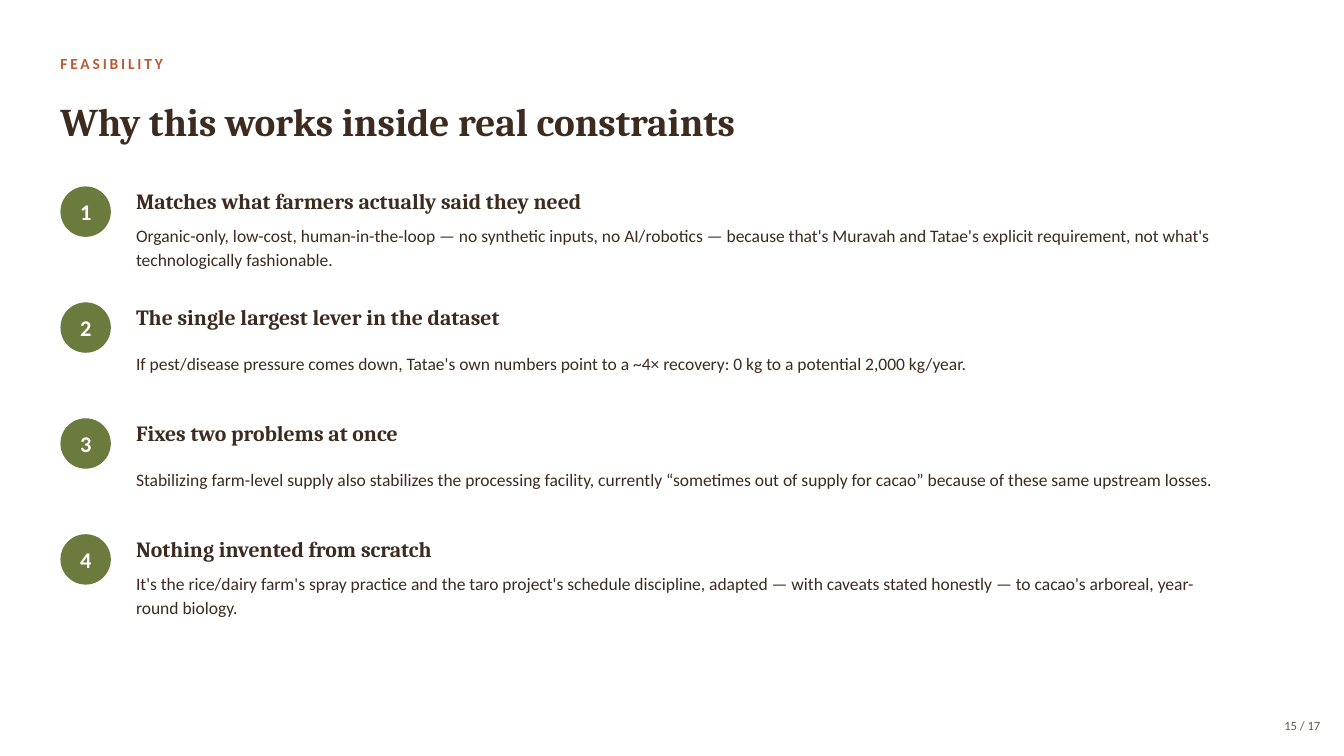
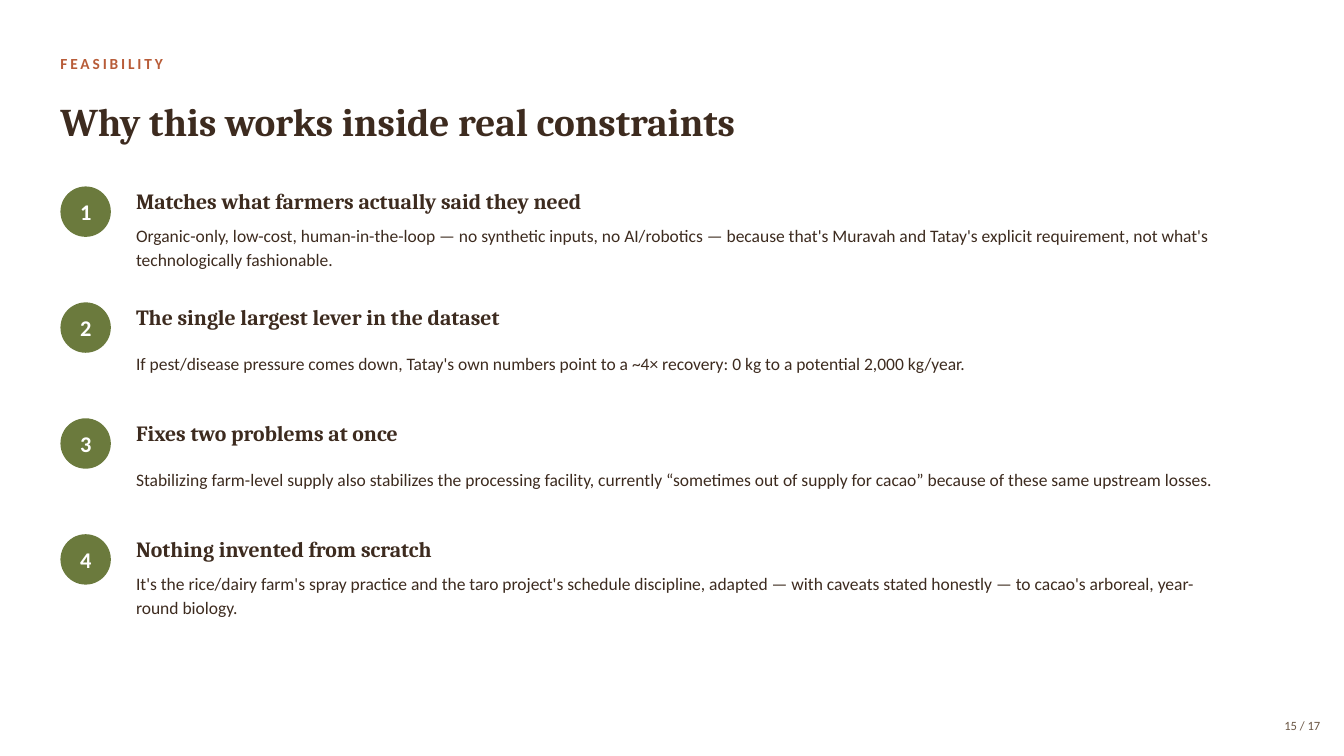
Before and after one commit to Abdullah-Nasir-Chowdhury/cacao-bicol-field-tools, a slide deck: slide 15 of Bicol-Cacao-Pitch.pptx. Drawn at 1344x756 pixels with LibreOffice and Linux fonts; fonts in the diff are those of the drawing. Boxes give left, top, right and bottom in pixels: in the first picture for what was removed or moved away, otherwise in the second. Text is boxed around its words. In the diff, an @@ line names an element or a change of style, - is before the commit and + after.

```diff
--- a/Bicol-Cacao-Pitch.pptx
+++ b/Bicol-Cacao-Pitch.pptx
@@ text at (136,230,1208,269): text changed @@
-Organic-only, low-cost, human-in-the-loop — no synthetic inputs, no AI/robotics — because that's Muravah and Tatae's explicit requirement, not what's technologically fashionable.
+Organic-only, low-cost, human-in-the-loop — no synthetic inputs, no AI/robotics — because that's Muravah and Tatay's explicit requirement, not what's technologically fashionable.
@@ text at (136,358,965,373): text changed @@
-If pest/disease pressure comes down, Tatae's own numbers point to a ~4× recovery: 0 kg to a potential 2,000 kg/year.
+If pest/disease pressure comes down, Tatay's own numbers point to a ~4× recovery: 0 kg to a potential 2,000 kg/year.
```
Also in this commit, not shown: 8 other slides changed, 16 other files.
